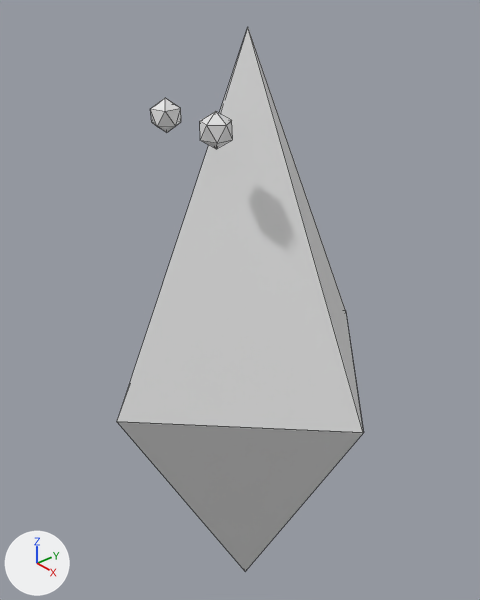
Two versions of the Blender file Assets/Models/Player/Payer.blend, one commit apart.
The view is the same before and after, from a 50 mm lens placed at (1.387, -1.234, 1.224), pointed at (-0.084, 0.046, 0.173). The lights are fixed; the arrows at lower left show +X, +Y and +Z. Mesh edges are drawn as thin lines.
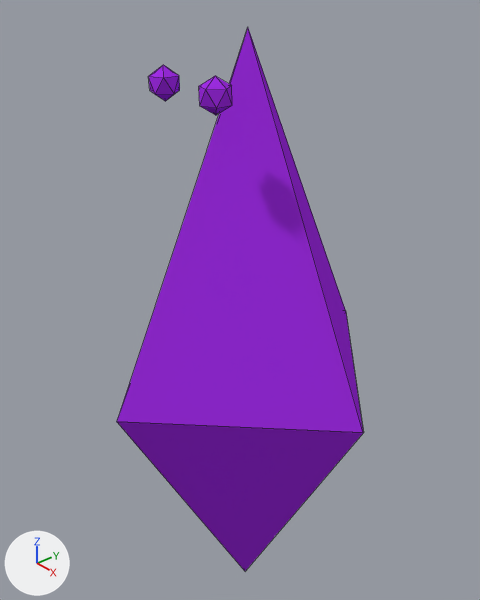
Changed parts and their boxes (x1, y1, x2, y2) in the pictures (480 x 600 px):
'Cone', recoloured (grey to purple): (117, 28, 364, 571) in both
'Icosphere', recoloured, moved: before (151, 98, 233, 149); after (148, 65, 232, 115)

The change in detail:
Material 'Material.001' (mat_material_001) is new.
Its base color is (0.36, 0.0279, 0.8) (purple #a22fe7).
me_icosphere has 12 vertices, 20 faces and spans x 0.0644..0.1479, y -0.0397..0.0397, z -0.0466..0.0466.
me_icosphere now uses material mat_material_001 (purple #a22fe7).
me_cone_002 has 5 vertices, 4 faces and spans x -0.5..0.5, y -0.5..0.5, z -0.001..1.027.
me_cone_002 now uses material mat_material_001 (purple #a22fe7).
Object 'Icosphere' (ob_icosphere) moves from (0.0, -0.198, 0.812) to (0.0, -0.198, 0.895).
